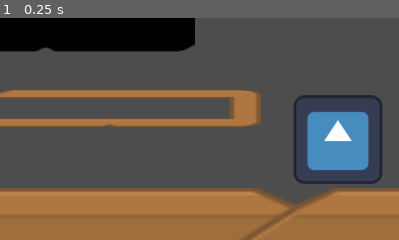
Above: before the commit, frame 1.
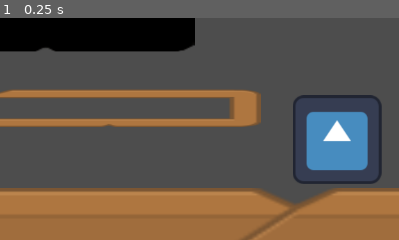
Above: after the commit, the same moment.

Repository: Boris14/NexusGameJam
Game: Godot game, scene res://Scenes/Main.tscn
Two runs of this game, one before a commit and one after it. Both use one fixed random seed, a clock stepped at 60 frames per second and the inputs below. Before the commit the project starts from res://Scenes/main.tscn. The engine's default icon, where the game draws it, is replaced by a stand-in: a white triangle on a blue panel in a dark square.
Inputs:
- Up to frame 1 (0.25 s): no input
The pictures show only the part of the screen within x 50-100%, y 43-93%; the shares and areas given below are measured in that part.

The runs differ from the first frame. In frame 1, 0.4% of the frame differs, in the area x 73-96%, y 36-73%.

Commit message:
added left & right hitmodels

Diff:
--- /dev/null
+++ b/Scenes/Player.tscn
@@ -0,0 +1,38 @@
+[gd_scene load_steps=5 format=3 uid="uid://cga5x1i7j17iw"]
+
+[ext_resource type="Script" path="res://Source/player.gd" id="1_sm4am"]
+[ext_resource type="Texture2D" uid="uid://dfjjsyv623kyh" path="res://Assets/icon.svg" id="2_7s0hl"]
+
+[sub_resource type="CircleShape2D" id="CircleShape2D_akgel"]
+radius = 48.0
+
+[sub_resource type="CapsuleShape2D" id="CapsuleShape2D_81hmu"]
+radius = 45.0
+height = 128.0
+
+[node name="CharacterBody2D" type="CharacterBody2D"]
+position = Vector2(374, -99)
+collision_layer = 2
+script = ExtResource("1_sm4am")
+
+[node name="LeftHitArea" type="CollisionShape2D" parent="."]
+light_mask = 0
+position = Vector2(-48, 0)
+shape = SubResource("CircleShape2D_akgel")
+debug_color = Color(0.627451, 0.529412, 0, 0.419608)
+metadata/_edit_lock_ = true
+
+[node name="RightHitArea" type="CollisionShape2D" parent="."]
+light_mask = 0
+position = Vector2(46, 0)
+shape = SubResource("CircleShape2D_akgel")
+debug_color = Color(0.831373, 0.341176, 0.501961, 0.419608)
+metadata/_edit_lock_ = true
+
+[node name="Sprite2D" type="Sprite2D" parent="."]
+texture = ExtResource("2_7s0hl")
+metadata/_edit_lock_ = true
+
+[node name="CollisionShape2D" type="CollisionShape2D" parent="."]
+shape = SubResource("CapsuleShape2D_81hmu")
+metadata/_edit_lock_ = true
--- a/Scenes/player.tscn
+++ /dev/null
@@ -1,19 +0,0 @@
-[gd_scene load_steps=4 format=3 uid="uid://cga5x1i7j17iw"]
-
-[ext_resource type="Script" path="res://Source/player.gd" id="1_sm4am"]
-[ext_resource type="Texture2D" uid="uid://dfjjsyv623kyh" path="res://Assets/icon.svg" id="2_7s0hl"]
-
-[sub_resource type="CapsuleShape2D" id="CapsuleShape2D_81hmu"]
-radius = 45.0
-height = 128.0
-
-[node name="CharacterBody2D" type="CharacterBody2D"]
-script = ExtResource("1_sm4am")
-
-[node name="Sprite2D" type="Sprite2D" parent="."]
-texture = ExtResource("2_7s0hl")
-metadata/_edit_lock_ = true
-
-[node name="CollisionShape2D" type="CollisionShape2D" parent="."]
-shape = SubResource("CapsuleShape2D_81hmu")
-metadata/_edit_lock_ = true
--- a/Source/player.gd
+++ b/Source/player.gd
@@ -17,6 +17,7 @@
 var _jump_time = 0
 var _is_jumping = false
 var _health = max_health
+var _is_facing_left = false
 
 # Controls
 var _move_left_action
@@ -30,6 +31,7 @@
 	_is_jumping = false
 	_jump_time = 0
 	_health = max_health
+	_is_facing_left = not get_meta("is_player_1")
 	_move_left_action = str("player_" + ("1" if get_meta("is_player_1") else "2") + "_left")
 	_move_right_action = str("player_" + ("1" if get_meta("is_player_1") else "2") + "_right")
 	_jump_action = str("player_" + ("1" if get_meta("is_player_1") else "2") + "_jump")
@@ -37,10 +39,14 @@
 	_kick_action = str("player_" + ("1" if get_meta("is_player_1") else "2") + "_kick")
 	_block_action = str("player_" + ("1" if get_meta("is_player_1") else "2") + "_block")
 
+
 func _physics_process(delta):
 	# Add the gravity.
 	if not is_on_floor():
 		velocity.y += gravity * delta
+
+	if Input.is_action_just_pressed(_punch_action):
+		punch()
 
 	# Handle Jump.
 	if Input.is_action_just_pressed(_jump_action) and is_on_floor():
@@ -67,7 +73,8 @@
 
 	# Punch yourself to test the healthbar
 	if Input.is_action_just_pressed(_punch_action):
-		take_damage(punch_damage)
+		print("punching")
+		punch()
 
 func take_damage(damage):
 	_health -= damage
@@ -75,3 +82,18 @@
 	emit_signal("health_changed", get_meta("is_player_1"), _health, max_health)
 	if _health <= 0:
 		queue_free()
+
+func _activate_hit_area(is_facing_left):
+	if (is_facing_left):
+		$LeftHitArea.disabled = false
+		print("Left Area Enabled")
+	else:
+		$RightHitArea.disabled = false
+		print("Right Area Enabled")
+	await get_tree().create_timer(10)
+	$LeftHitArea.disabled = true
+	$RightHitArea.disabled = true
+	print("Area disabled")
+
+func punch():
+	_activate_hit_area(_is_facing_left)
Renamed: Scenes/blackboard.tscn -> Scenes/Blackboard.tscn
Renamed: Scenes/floor.tscn -> Scenes/Floor.tscn
Not shown: 1 places in Scenes/Main.tscn that only renumber resources
Renamed: Scenes/platfrom.tscn -> Scenes/Platfrom.tscn
